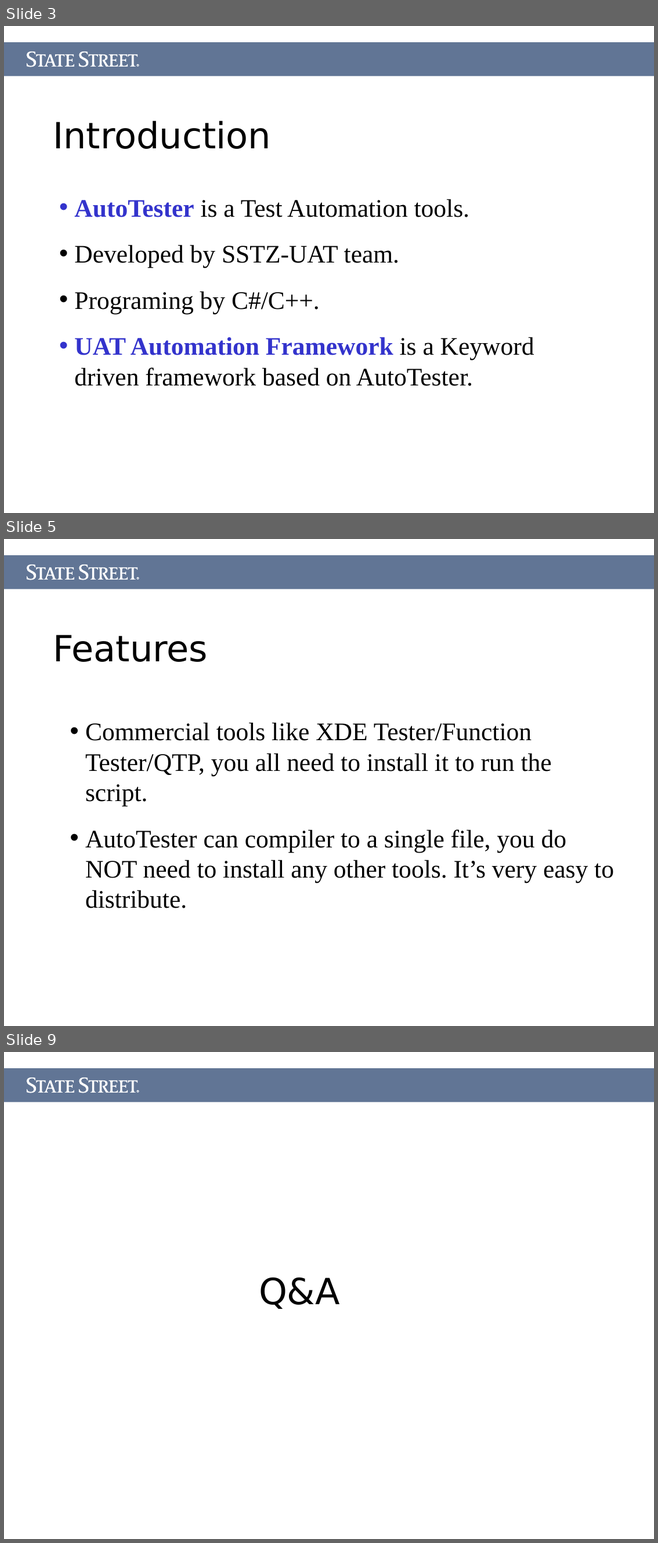
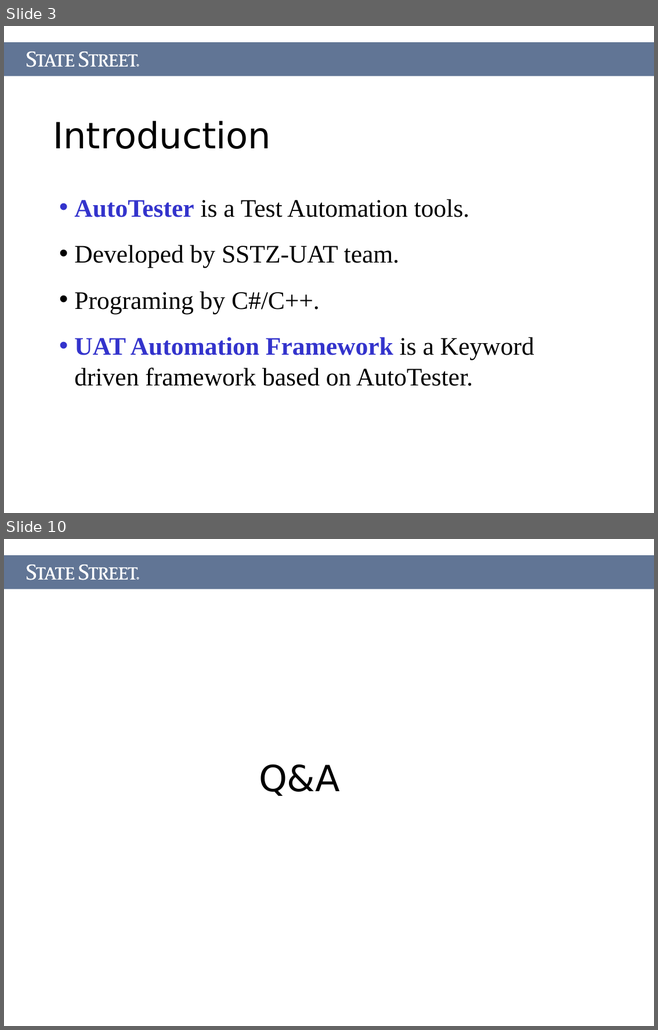
Before and after one commit to Letractively/autotester, a slide deck: Document/AutoTester.ppt. Shown one above the other, each under a label of ours: slides 3, 5 and 9 before the commit, slides 3 and 10 after it; the slides between them are not shown. The pictures are 658x1543 and 658x1030 pixels, drawn with LibreOffice and Linux fonts; fonts in the diff are those of the drawing. Boxes give left, top, right and bottom in pixels: in the first picture for what was removed or moved away, otherwise in the second. Text is boxed around its words. In the diff, an @@ line names an element or a change of style, - is before the commit and + after.

```diff
--- a/Document/AutoTester.ppt
+++ b/Document/AutoTester.ppt
@@ slide 5 removed at bbox=[4, 539, 654, 1026], background #FFFFFF @@
@@ rectangle removed at bbox=[4, 555, 654, 589] @@
@@ freeform shape removed at bbox=[27, 565, 138, 580] @@
@@ freeform shape removed at bbox=[136, 577, 139, 580] @@
@@ title removed at bbox=[53, 635, 208, 662] @@
-Features
@@ text removed at bbox=[85, 722, 614, 882] @@
-• Commercial tools like XDE Tester/Function Tester/QTP, you all need to install it to run the script.
-• AutoTester can compiler to a single file, you do NOT need to install any other tools. It’s very easy to distribute.
@@ what was slide 9 is now slide 10 @@
```
Also in this commit, not shown: 4 slides changed, 2 slides added, 4 other files.
